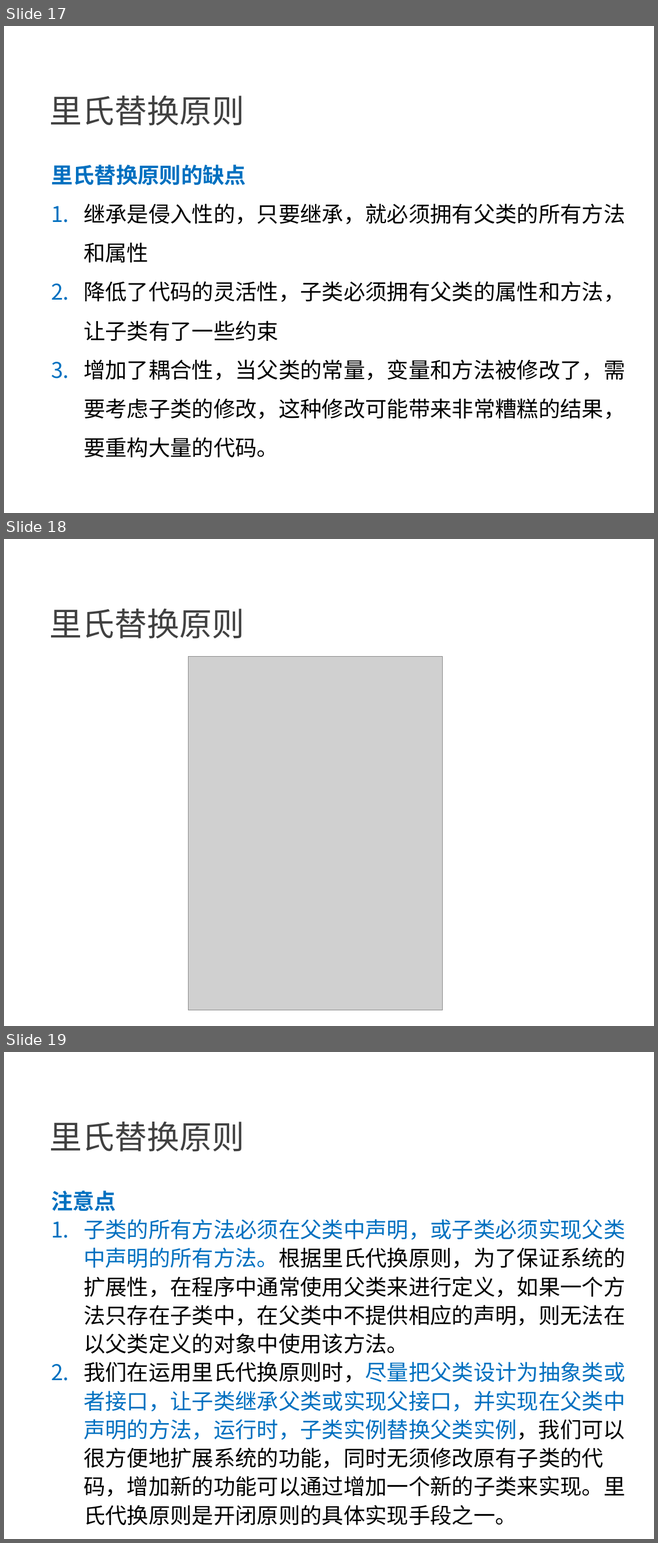
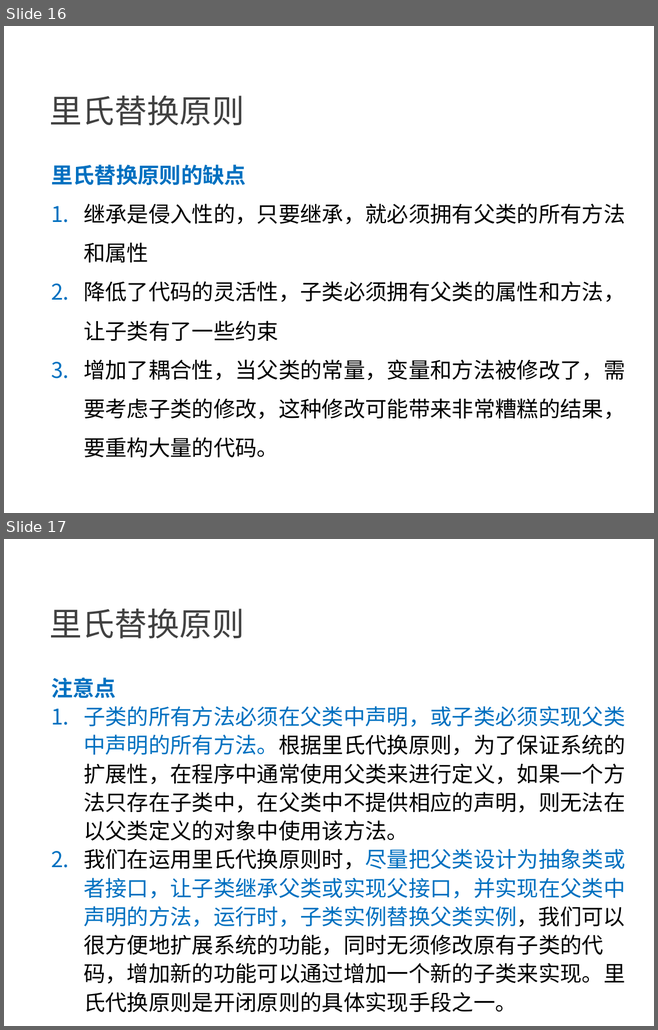
Before and after one commit to NewGr8Player/My-PPT, a slide deck: Design pattern/23种设计模式详解.pptx. Shown one above the other, each under a label of ours: slides 17, 18 and 19 before the commit, slides 16 and 17 after it. The pictures are 658x1543 and 658x1030 pixels, drawn with LibreOffice and Linux fonts; fonts in the diff are those of the drawing; grey boxes stand for pictures. Boxes give left, top, right and bottom in pixels: in the first picture for what was removed or moved away, otherwise in the second. Text is boxed around its words. In the diff, an @@ line names an element or a change of style, - is before the commit and + after.

Commit message:
增加接口隔离原则

```diff
--- a/Design pattern/23种设计模式详解.pptx
+++ b/Design pattern/23种设计模式详解.pptx
@@ slide 18 removed at (4,539,654,1026), background #FFFFFF @@
@@ text removed at (49,609,244,639) @@
-里氏替换原则
@@ picture removed at (188,657,442,1011) @@
@@ what was slide 17 is now slide 16 @@
@@ what was slide 19 is now slide 17 @@
```
Also in this commit, not shown: 1 slide changed, 5 slides added, 2 other slides removed, 3 other files.
